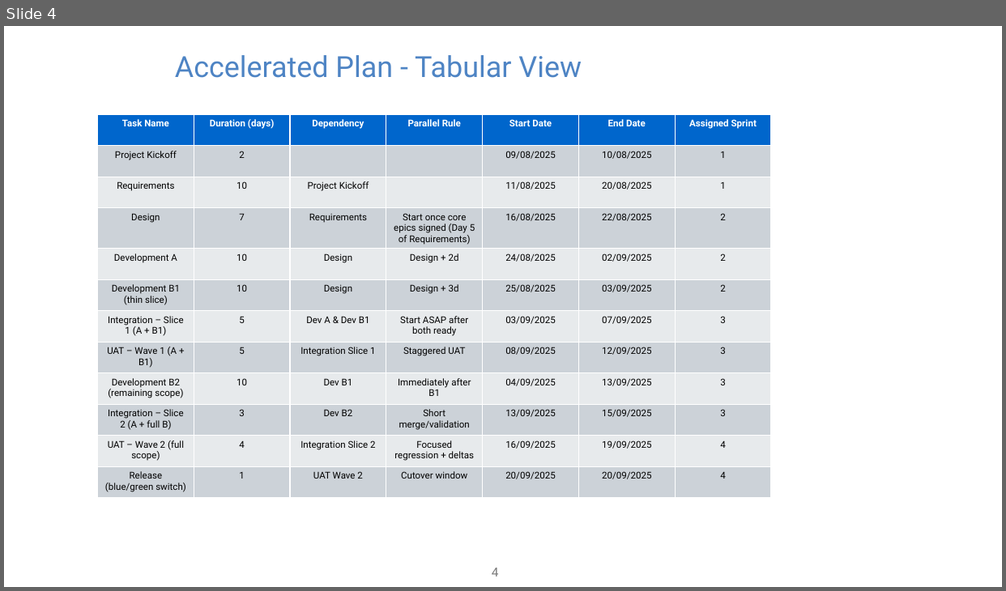
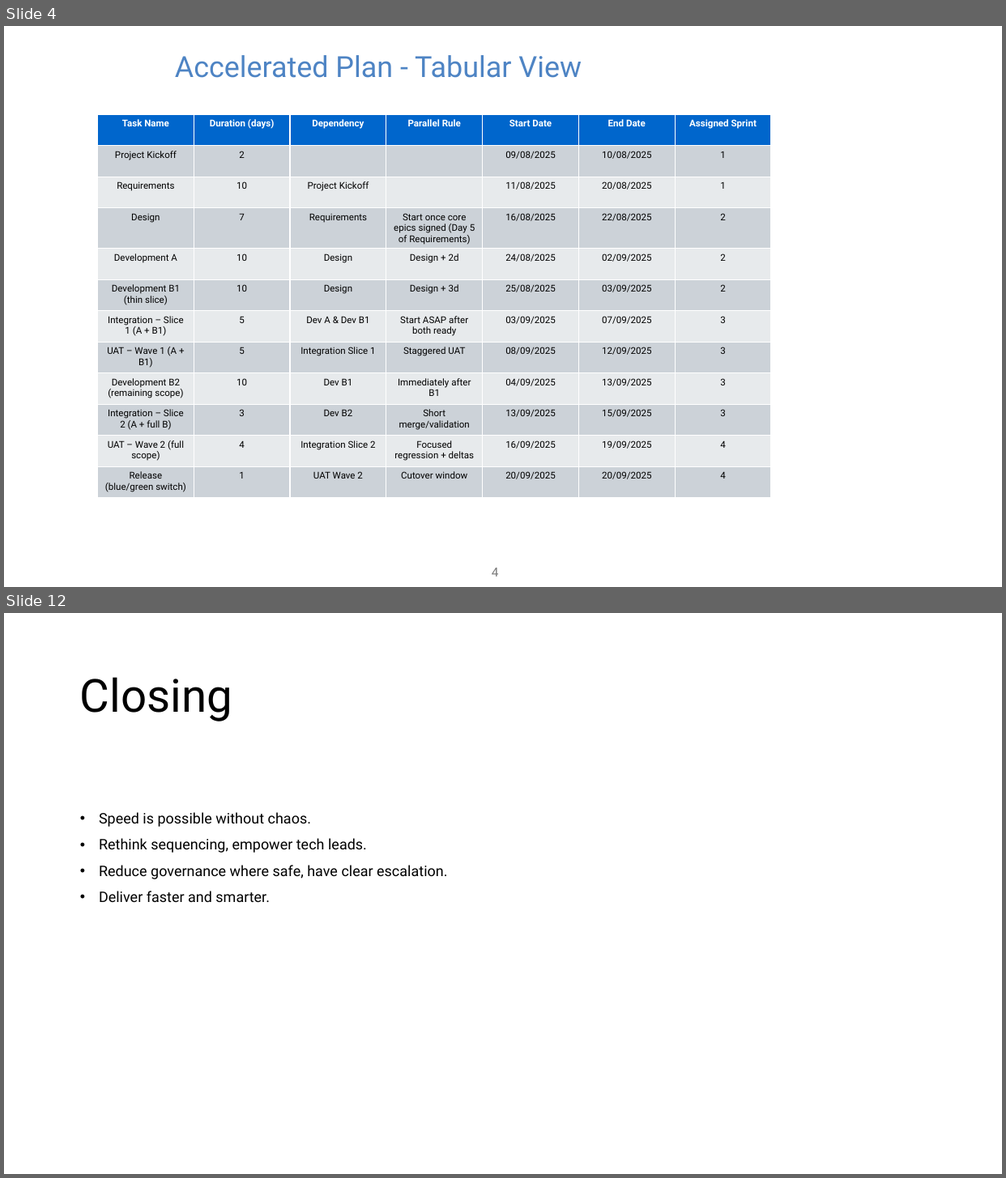
Before and after one commit to bishwanathsen11011987-cell/pace-of-delivery-data-engineering, a slide deck: Pace of Delivery.pptx. Shown one above the other, each under a label of ours: slide 4 before the commit, slides 4 and 12 after it; the slides between them are not shown. The pictures are 1006x591 and 1006x1178 pixels, drawn with LibreOffice and Linux fonts; fonts in the diff are those of the drawing. Boxes give left, top, right and bottom in pixels: in the first picture for what was removed or moved away, otherwise in the second. Text is boxed around its words. In the diff, an @@ line names an element or a change of style, - is before the commit and + after.

```diff
--- a/Pace of Delivery.pptx
+++ b/Pace of Delivery.pptx
@@ slide 12 added at (4, 613, 1002, 1174), background #FFFFFF @@
@@ title added at (80, 677, 232, 722), 44 pt, text #000000 @@
+Closing
@@ text added at (99, 812, 447, 902), 14 pt, text #000000 @@
+• Speed is possible without chaos.
+• Rethink sequencing, empower tech leads.
+• Reduce governance where safe, have clear escalation.
+• Deliver faster and smarter.
```
Also in this commit, not shown: 7 other slides added.
